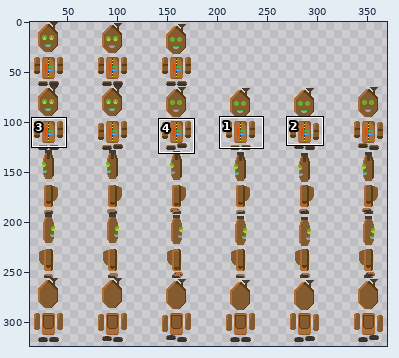
Two states of a sprite sheet, Data/gfx/actors/player.png. The first picture is a wide view before the edit; the outline marks the close-up.
Close-up. The starting point:
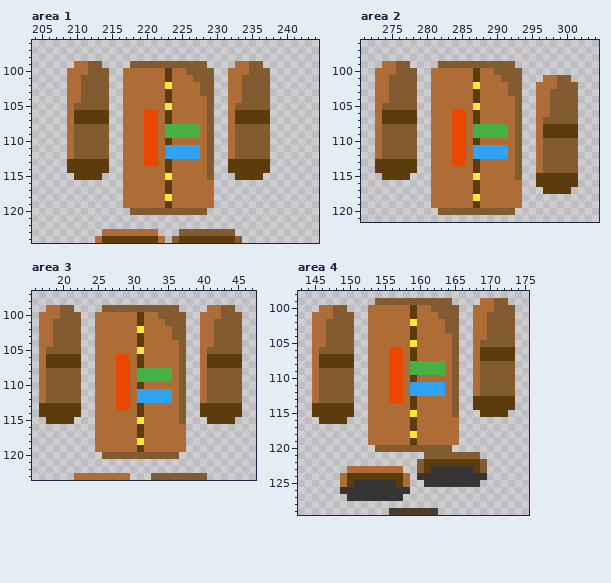
The file is 512x512 pixels. Shown: area 1: x 204..244, y 96..124; area 2: x 271..304, y 96..121; area 3: x 16..47, y 97..123; area 4: x 143..175, y 98..129. The wide view leaves out empty margins. The commit also changed other parts of the picture, which this record leaves out.
New version:
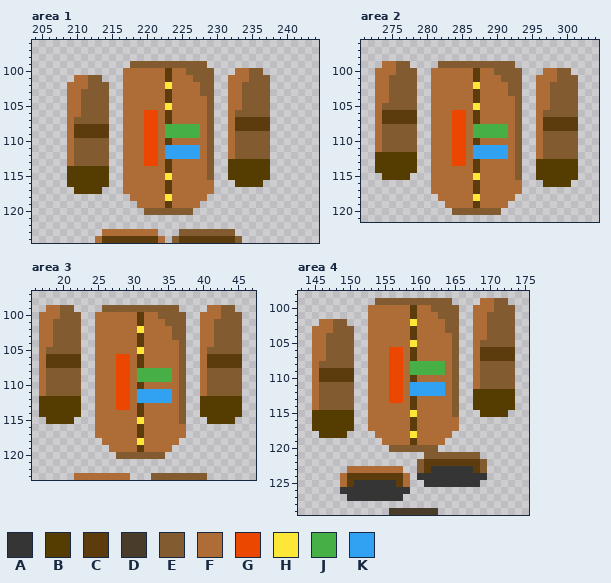
Palette (. is transparent): A #353535  B #553c00  C #5c3c0d  D #493c2b  E #825b31  F #ae6c37  G #ec4700  H #ffe737  J #46af45  K #31a2f2
Changes in this commit:
Changed rows in their new state; - is an unchanged pixel.
Area 1:
first column x 209:
 99 -....-------------------....-
100 ......-----------------.----.
101 .-F--.-------------------F---
102 --F--------------------------
105 -F----------------------F----
106 -FEEEE------------------EEEEE
107 -EEEEE-----------------------
108 -CCCCC------------------CCCCC
109 -CCCCC-----------------------
first column x 209:
113 FEEEEE-----------------BBBBBB
114 BBBBBB-----------------BBBBBB
115 BBBBBB-----------------BBBBBB
116 BBBBBB------------------BBBB-
117 -BBBB------------------------
118 --------.-----------.--------
119 --------..---------..--------
120 ---------..-------..---------
Area 2:
first column x 296:
100 -FFEE-
101 F----E
102 --E---
first column x 273:
106 ------------------------E----
107 ------------------------CCCCC
109 ------------------------EEEEE
112 BBBBBB-----------------------
113 BBBBBB-----------------BBBBBB
114 BBBBBB-----------------BBBBBB
115 -BBBB------------------BBBBBB
116 -----------------------.BBBB.
117 ------------------------....-
118 --------.-----------.--------
119 --------..---------..--------
120 ---------..-------..---------
Area 3:
first column x 17:
112 BBBBBB-----------------BBBBBB
113 BBBBBB-----------------BBBBBB
114 BBBBBB-----------------BBBBBB
115 -BBBB-------------------BBBB-
118 --------.-----------.--------
119 --------..---------..--------
120 ---------..-------..---------
Area 4:
first column x 145:
100 -....------------------------
101 ......-----------------------
102 .-F--.-----------------------
103 --F--------------------------
106 -F---------------------------
107 -FEEEE-----------------------
108 -EEEEE-----------------------
109 -CCCCC-----------------------
110 -CCCCC-----------------------
112 -----------------------BBBBBB
113 -----------------------BBBBBB
114 FEEEEE-----------------BBBBBB
115 BBBBBB------------------BBBB-
116 BBBBBB-----------------------
117 BBBBBB-----------------------
118 -BBBB---.-----------.--------
119 --------..---------..--------
120 ---------..-------..---------
